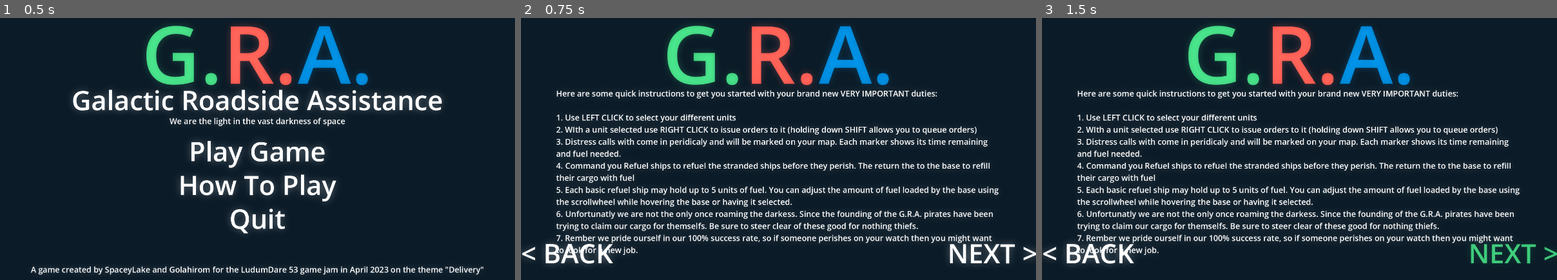
Above: before the commit, frames 1-3 (left to right).
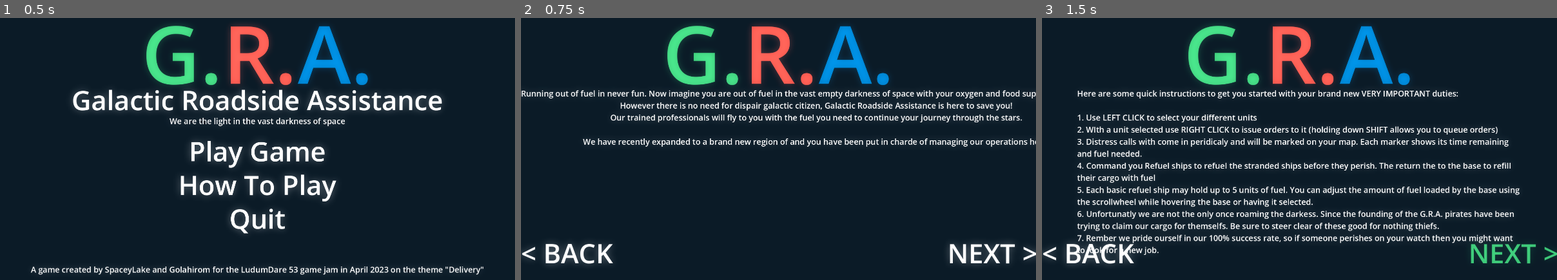
Above: after the commit, the same moments.

Repository: SpaceyLake/GRA
Game: Godot game, scene res://Scenes/main_menu.tscn
Two runs of this game, one before a commit and one after it. Both use one fixed random seed, a clock stepped at 60 frames per second and the inputs below.
Inputs:
- Up to frame 1 (0.5 s): no input
- Up to frame 2 (0.75 s): click "How To Play" at 0.5 s
- Up to frame 3 (1.5 s): click "NEXT >" at 1.25 s

Frame 1 is identical in both runs. In frame 2, 12% of the frame differs, in the area x 0-100%, y 27-91%; in frame 3, nothing differs.

Commit message:
Fixed how to play menu starting slide

Diff:
--- a/Scenes/help_menu.tscn
+++ b/Scenes/help_menu.tscn
@@ -22,7 +22,6 @@
 [node name="Instructions" type="Node2D" parent="."]
 
 [node name="Info1" type="Label" parent="Instructions"]
-visible = false
 offset_top = 335.0
 offset_right = 1920.0
 offset_bottom = 884.0
@@ -35,6 +34,7 @@
 horizontal_alignment = 1
 
 [node name="Info2" type="Label" parent="Instructions"]
+visible = false
 offset_left = 131.0
 offset_top = 335.0
 offset_right = 1790.0
--- a/Scripts/help_menu.gd
+++ b/Scripts/help_menu.gd
@@ -4,6 +4,10 @@
 var current_instruction:int = 0
 
 func _ready():
+	for l in instructions:
+		l.visible = false
+	instructions[0].visible = true
+
 	$ButtonNext.pressed.connect(_on_pressed_Next)
 	$ButtonBack.pressed.connect(_on_pressed_Back)
 
Not shown: 1 places in Scenes/world.tscn that only renumber resources
